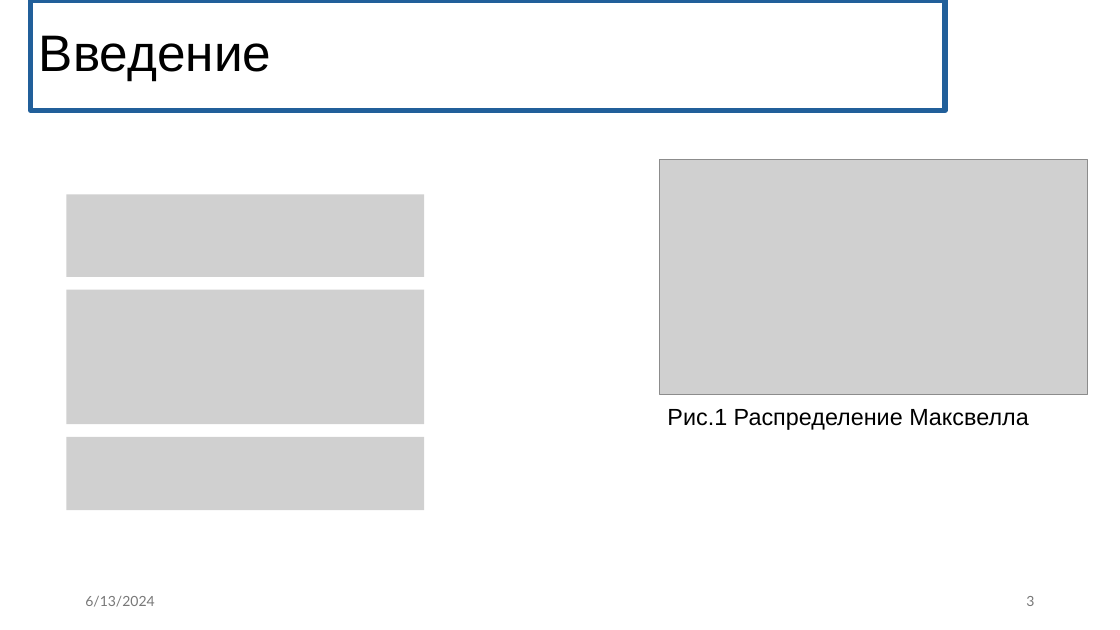
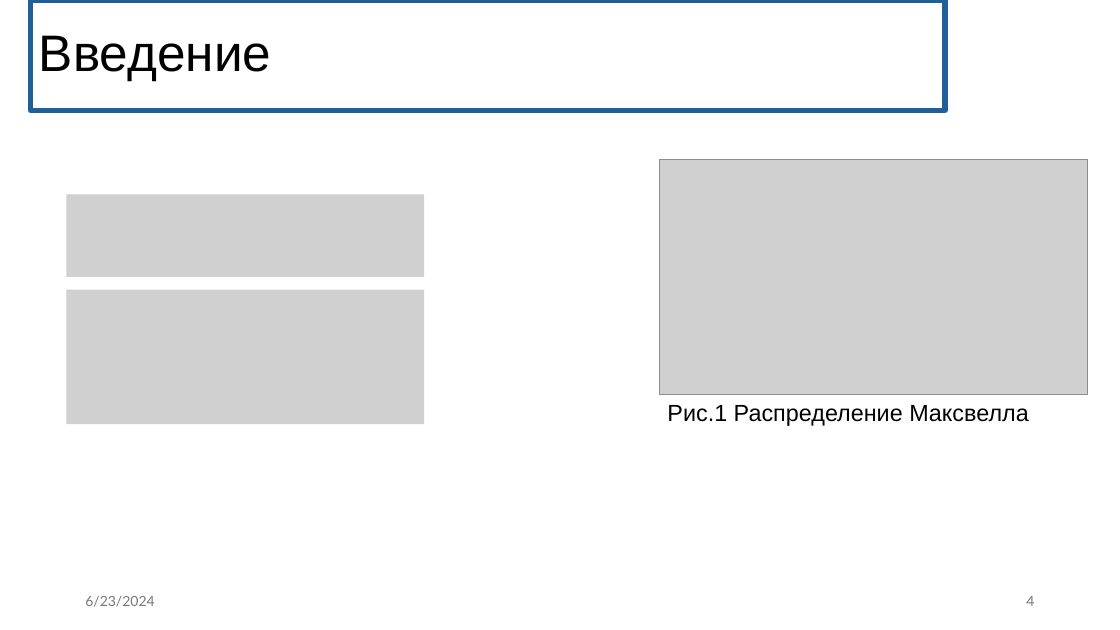
Before and after one commit to eprush/MethodOfAngularCoefficients, a slide deck: slide 4 of Media/bac_diploma.pptx (slide 3 before the commit). Drawn at 1120x630 pixels with LibreOffice and Linux fonts; fonts in the diff are those of the drawing; grey boxes stand for pictures. Boxes give left, top, right and bottom in pixels: in the first picture for what was removed or moved away, otherwise in the second. Text is boxed around its words. In the diff, an @@ line names an element or a change of style, - is before the commit and + after.

```diff
--- a/Media/bac_diploma.pptx
+++ b/Media/bac_diploma.pptx
@@ text "Рис.1 Распределение Максвелла": place and size @@
-text "Рис.1 Распределение Максвелла" at <box>667,409,1028,430</box>
+text "Рис.1 Распределение Максвелла" at <box>667,405,1028,426</box>
@@ picture removed at <box>66,437,424,511</box> @@
@@ text at <box>85,596,154,607</box>: text changed @@
-6/13/2024
+6/23/2024
@@ page number at <box>1026,596,1034,606</box>: text changed @@
-3
+4
```
Also in this commit, not shown: 16 other slides changed, 1 slide added, 2 other files.
